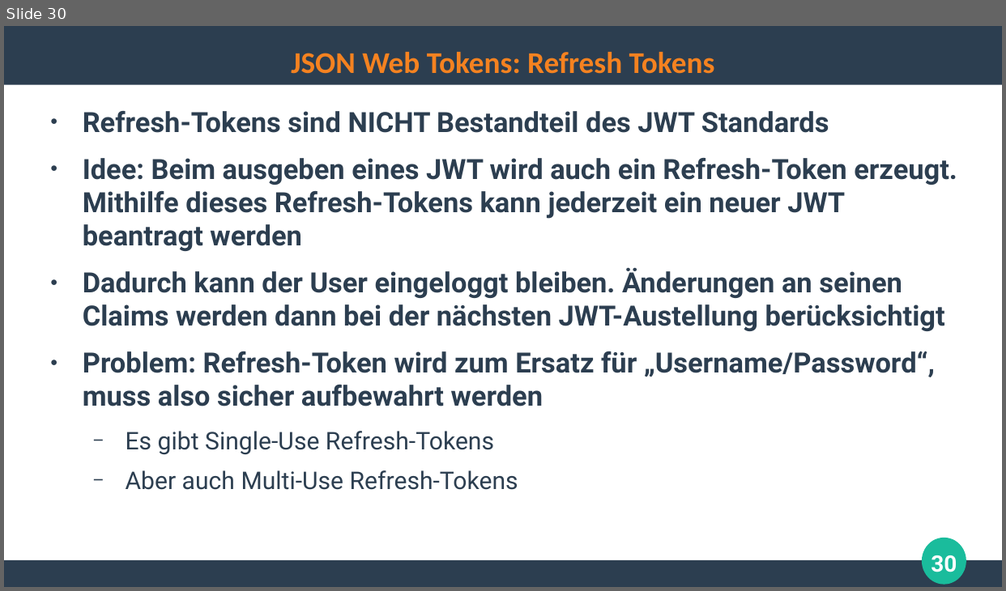
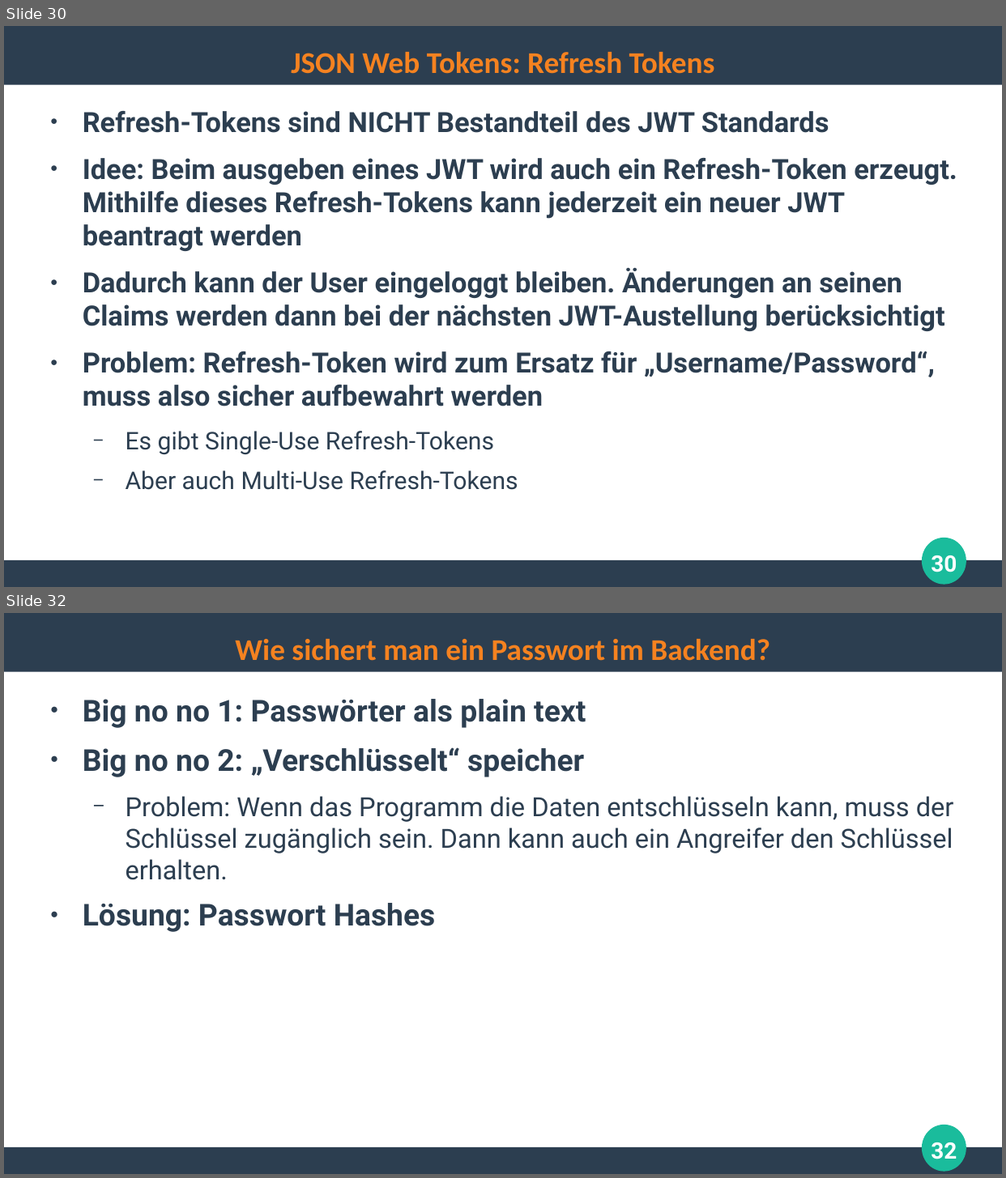
Before and after one commit to ghandmann/HS-AlbSig-WebAnwendungen2, a slide deck: Kapitel/07_Authentication.odp. Shown one above the other, each under a label of ours: slide 30 before the commit, slides 30 and 32 after it; the slides between them are not shown. The pictures are 1006x591 and 1006x1178 pixels, drawn with LibreOffice and Linux fonts; fonts in the diff are those of the drawing. Boxes give left, top, right and bottom in pixels: in the first picture for what was removed or moved away, otherwise in the second. Text is boxed around its words. In the diff, an @@ line names an element or a change of style, - is before the commit and + after.

```diff
--- a/Kapitel/07_Authentication.odp
+++ b/Kapitel/07_Authentication.odp
@@ slide 32 added at [4, 613, 1002, 1174], background #FFFFFF; not listed: 3 template elements that a slide beside it also shows @@
@@ title added at [235, 639, 770, 661], 24 pt, text #F58220, bold @@
+Wie sichert man ein Passwort im Backend?
@@ text added at [83, 699, 954, 932], 21 pt, text #2C3E50 @@
+● Big no no 1: Passwörter als plain text
+● Big no no 2: „Verschlüsselt“ speicher
+  − Problem: Wenn das Programm die Daten entschlüsseln kann, muss der Schlüssel zugänglich sein. Dann kann auch ein Angreifer den Schlüssel erhalten.
+● Lösung: Passwort Hashes
@@ page number added at [931, 1143, 957, 1160], 18 pt, text #FFFFFF, bold @@
+32
```
Also in this commit, not shown: 3 other slides added.
